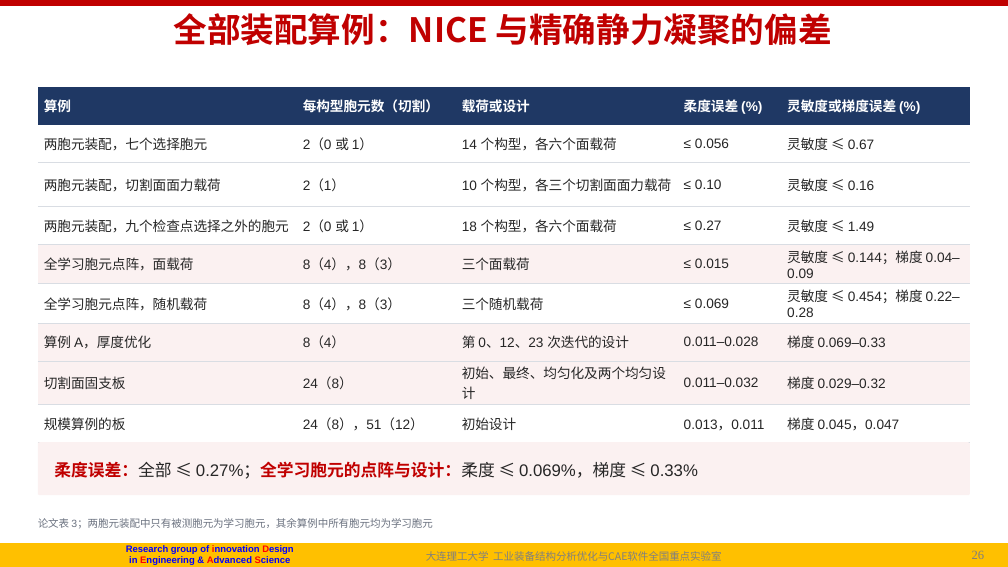
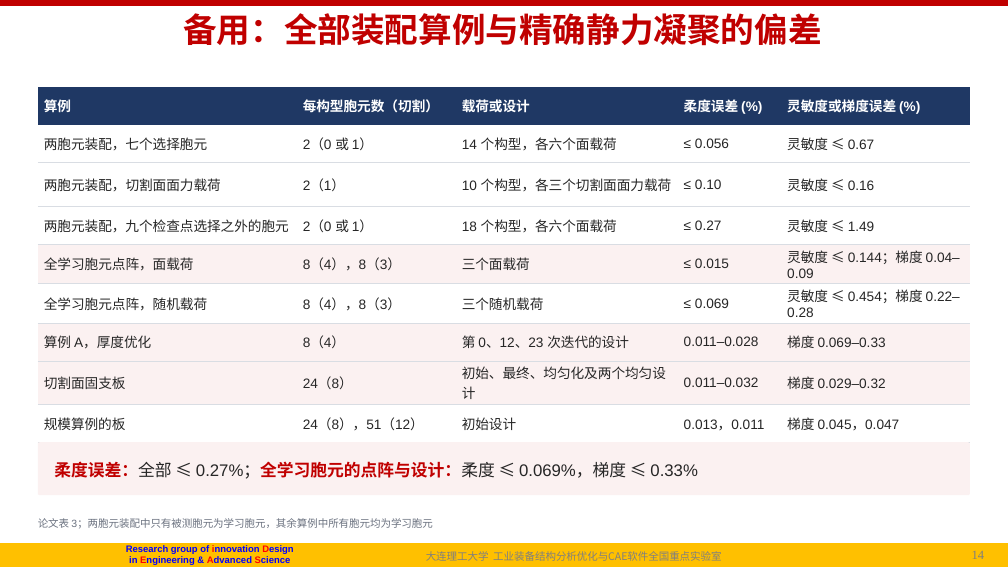
Before and after one commit to fanzhirui1004-source/curly-octo-goggles, a slide deck: slide 14 of docs/followup/talk/P1_NICE_组会汇报_20261014.pptx (slide 26 before the commit). Drawn at 1008x567 pixels with LibreOffice and Linux fonts; fonts in the diff are those of the drawing; background and template pictures are left out. Boxes give left, top, right and bottom in pixels: in the first picture for what was removed or moved away, otherwise in the second. Text is boxed around its words. In the diff, an @@ line names an element or a change of style, - is before the commit and + after.

```diff
--- a/docs/followup/talk/P1_NICE_组会汇报_20261014.pptx
+++ b/docs/followup/talk/P1_NICE_组会汇报_20261014.pptx
@@ title at [183,13,822,46]: text changed @@
-全部装配算例：NICE 与精确静力凝聚的偏差
+备用：全部装配算例与精确静力凝聚的偏差
@@ page number at [967,551,1001,559]: text changed @@
-26/31
+14/14
@@ page number at [972,551,985,559]: text changed @@
-26
+14
```
Also in this commit, not shown: 8 other slides changed, 4 slides added, 21 slides removed, 1 other file.
